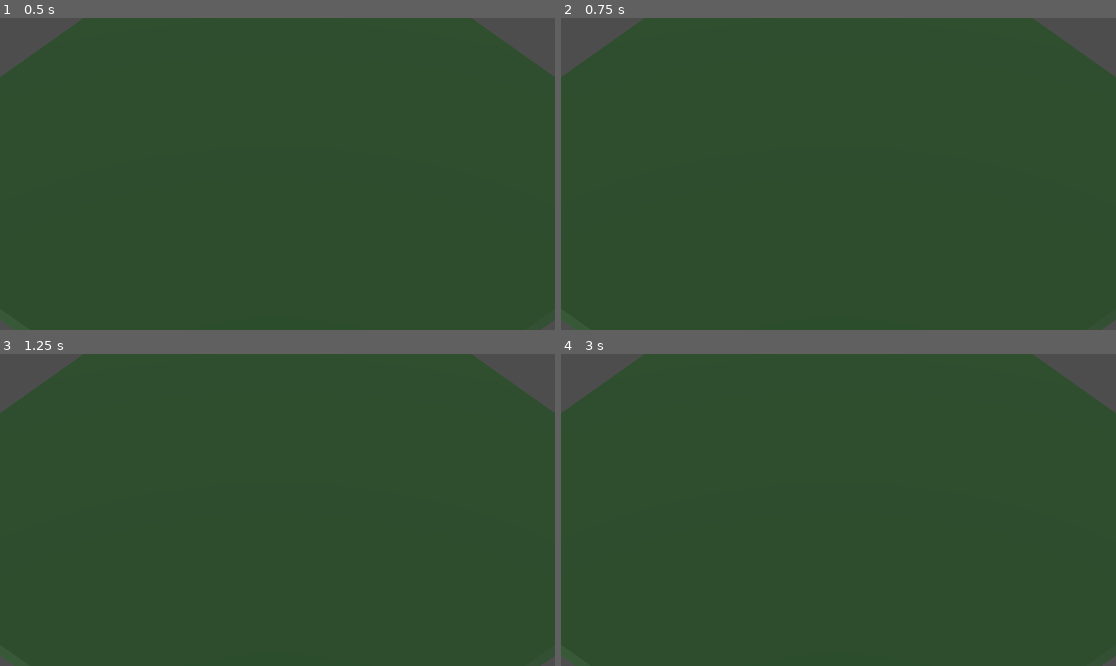
Above: before the commit, frames 1-4 (two rows, left to right).
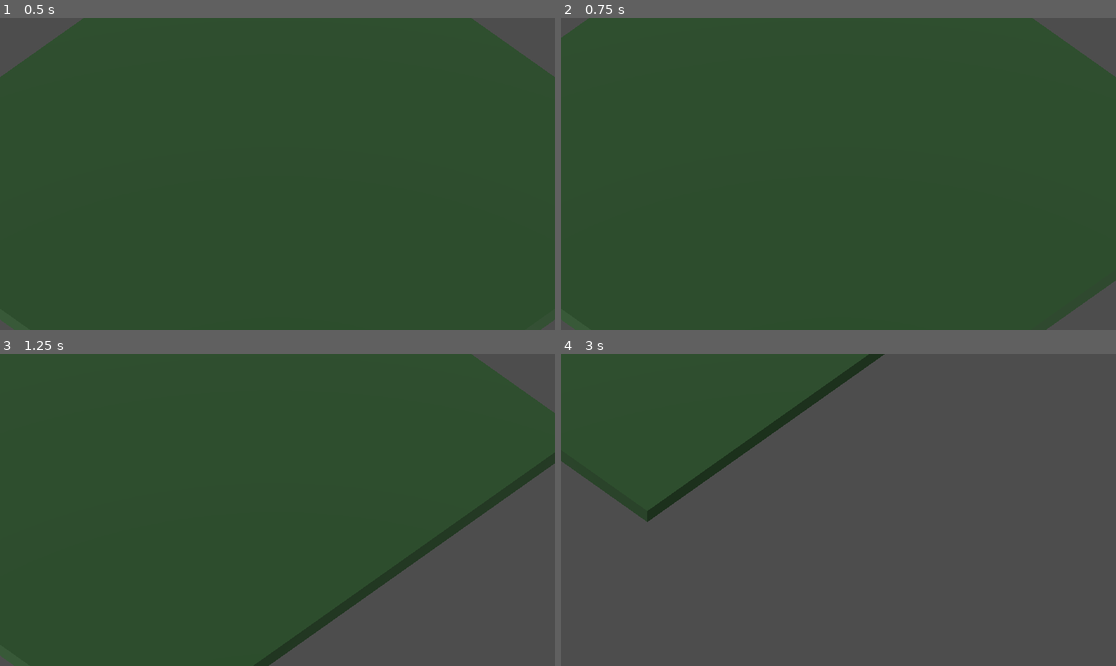
Above: after the commit, the same moments.

Repository: itsf3rg/footmenfrenzy
Game: Godot game, scene res://main.tscn
Same seed, same stepped clock (60 frames per second), same inputs: the game is played once before the commit and once after it.
Inputs (mouse positions are in pixels of both pictures, inside the frame that each line leads up to):
- Up to frame 1 (0.5 s): no input
- Up to frame 2 (0.75 s): tap Enter at 0.5 s; move the mouse to (960, 158) at 0.52 s; hold Right (ui_right) from 0.53 s (still down); click (960, 158) at 0.67 s
- Up to frame 3 (1.25 s): keep holding Right (ui_right)
- Up to frame 4 (3 s): move the mouse to (727, 525) at 1.27 s; release Right (ui_right) at 1.28 s; hold Down (ui_down) 1.28-2.03 s; move the mouse to (894, 441) at 2.02 s; hold Right (ui_right) 2.03-2.78 s; move the mouse to (810, 572) at 2.77 s; hold Up (ui_up) from 2.78 s (still down); click (810, 572) at 2.92 s

Frame 1 is identical in both runs. In frame 2, 2.2% of the frame differs, in the area x 0-100%, y 0-100%; in frame 3, 18%; in frame 4, 83%.
Error before the commit: Parse Error: Identifier "translation" not declared in the current scope. Did you mean to use "position"? (res://scripts/camera_controller.gd:18)

Commit message:
Hotfix: Update deprecated translation.y to position.y for Godot 4

Diff:
--- a/scripts/camera_controller.gd
+++ b/scripts/camera_controller.gd
@@ -15,7 +15,7 @@
 	target_position = global_position
 	# For isometric view, camera should generally have a fixed rotation of
 	# roughly X: -45, Y: 45 or 0, depending on the map orientation.
-	target_zoom = translation.y
+	target_zoom = position.y
 
 func _process(delta):
 	_handle_movement(delta)
